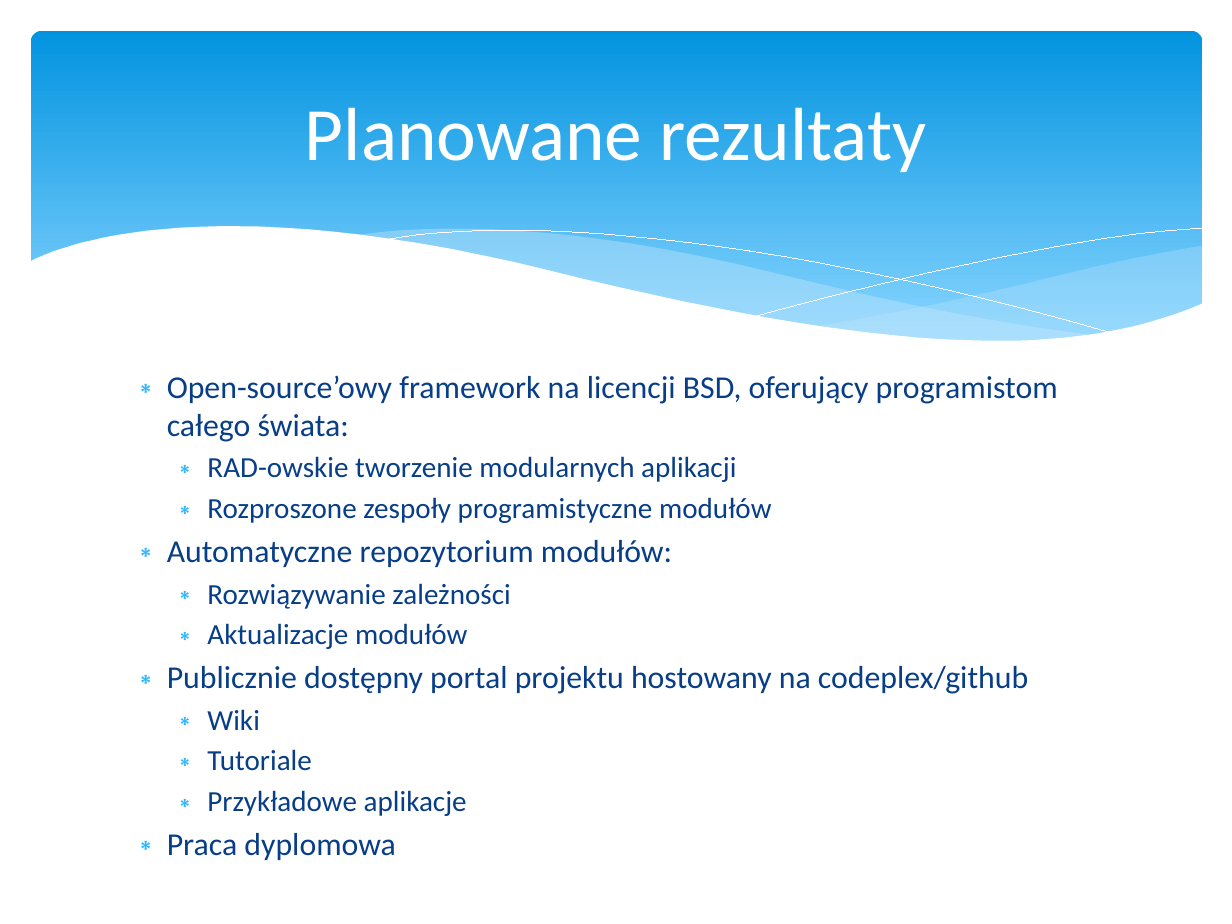
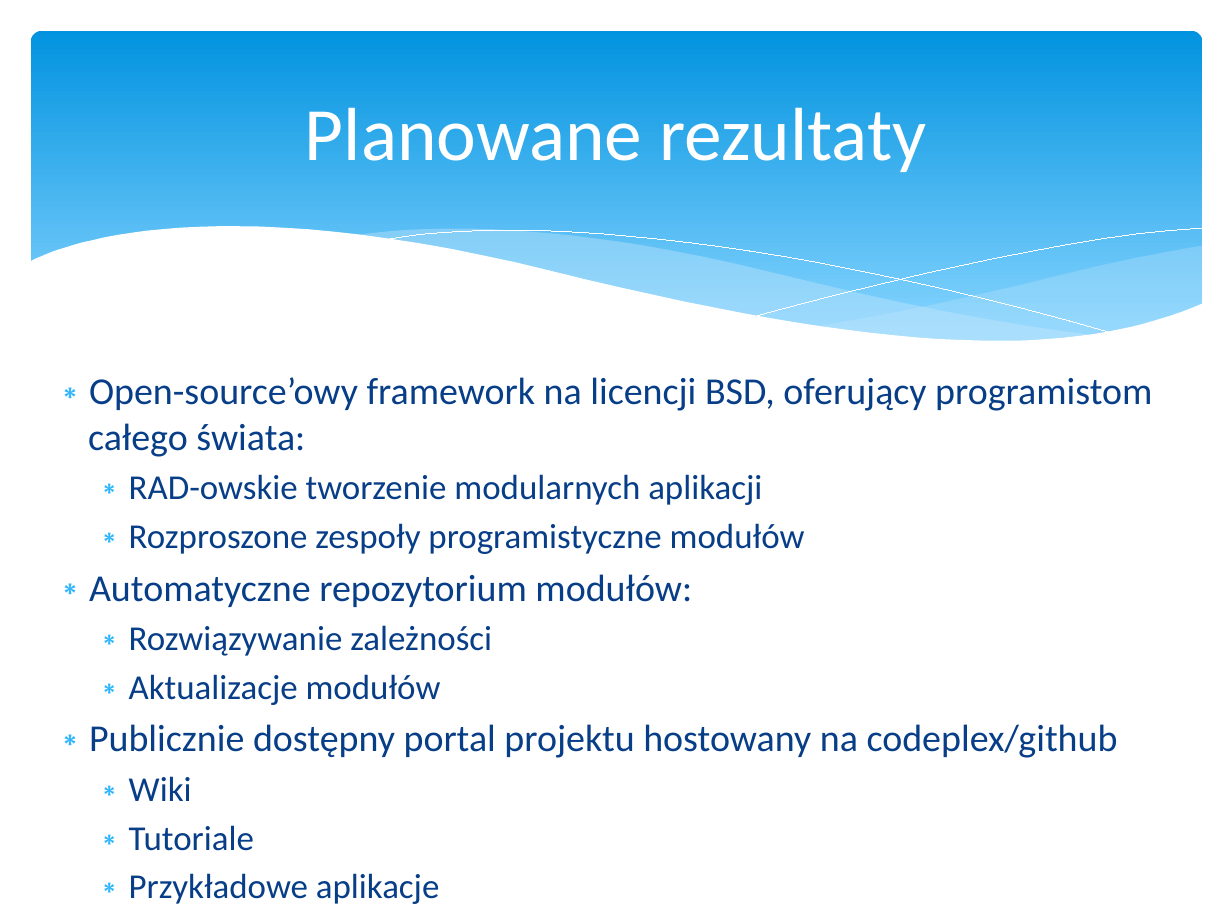
Before and after one commit to psla/Nomad, a slide deck: slide 7 of DiplomaSeminar/Presentation/Nomad.pptx. Drawn at 1232x924 pixels with LibreOffice and Linux fonts; fonts in the diff are those of the drawing. Boxes give left, top, right and bottom in pixels: in the first picture for what was removed or moved away, otherwise in the second. Text is boxed around its words. In the diff, an @@ line names an element or a change of style, - is before the commit and + after.

```diff
--- a/DiplomaSeminar/Presentation/Nomad.pptx
+++ b/DiplomaSeminar/Presentation/Nomad.pptx
@@ text "Open-source’owy framework na licencji BSD, ...": place and size @@
-text "Open-source’owy framework na licencji BSD, ..." at (167,376,1058,816)
+text "Open-source’owy framework na licencji BSD, ..." at (88,377,1152,904)
@@ text "Open-source’owy framework na licencji BSD, ..." at (88,377,1152,904): size 18.6 to 22.2 pt in "Open-source’owy framework na licencji BSD, oferujący program ...", "Automatyczne repozytorium modułów:", "Publicznie dostępny portal projektu hostowany na codeplex/gi ...", "Praca dyplomowa"; size 17.1 to 20.4 pt in "RAD-owskie tworzenie modularnych aplikacji", "Rozproszone zespoły programistyczne modułów", "Rozwiązywanie zależności", "Aktualizacje modułów" and 3 more places @@
```
Also in this commit, not shown: 9 other slides changed, 4 other files.
